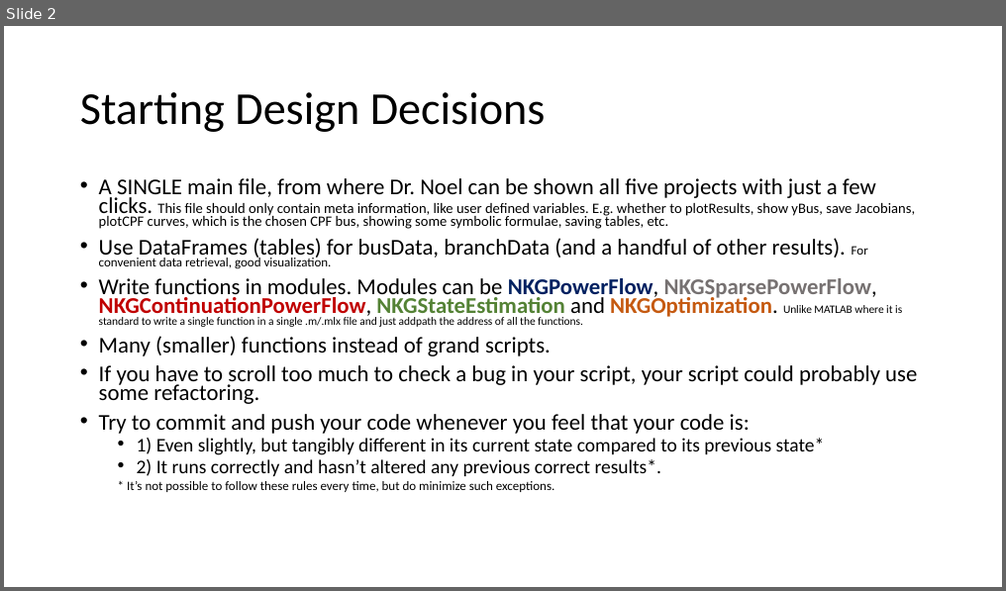
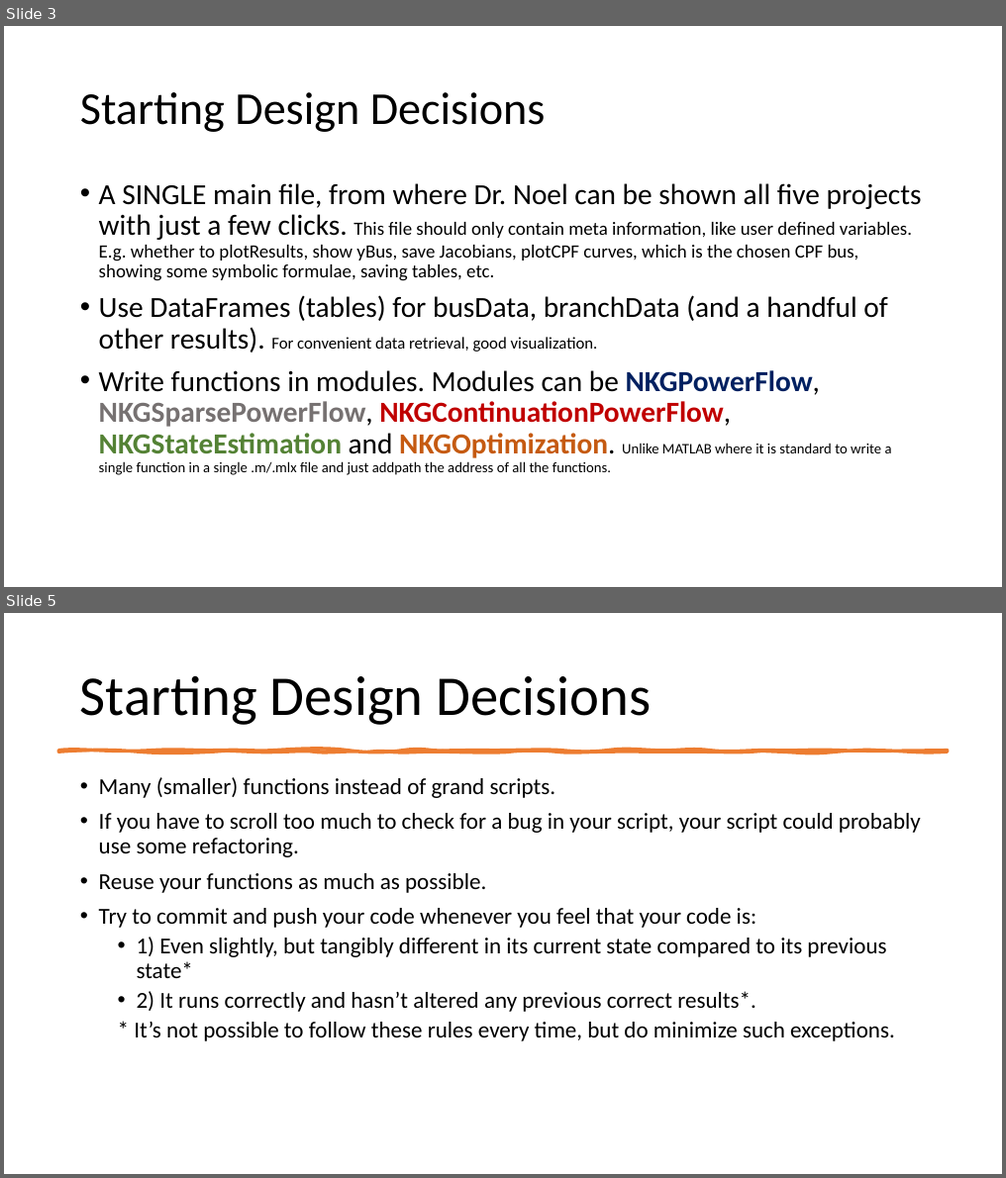
Before and after one commit to Realife-Brahmin/OriginalDocsHub, a slide deck: ee521/plan_for_ee521_in_julia/ee521_julia_plan.pptx. Shown one above the other, each under a label of ours: slide 2 before the commit, slides 3 and 5 after it; the slides between them are not shown. The pictures are 1006x591 and 1006x1178 pixels, drawn with LibreOffice and Linux fonts; fonts in the diff are those of the drawing. Boxes give left, top, right and bottom in pixels: in the first picture for what was removed or moved away, otherwise in the second. Text is boxed around its words. In the diff, an @@ line names an element or a change of style, - is before the commit and + after.

```diff
--- a/ee521/plan_for_ee521_in_julia/ee521_julia_plan.pptx
+++ b/ee521/plan_for_ee521_in_julia/ee521_julia_plan.pptx
@@ slide 5 added at <box>4,613,1002,1174</box>, background #FFFFFF @@
@@ title added at <box>80,676,650,725</box>, 54 pt, text #000000 @@
+Starting Design Decisions
@@ freeform shape added at <box>58,750,947,752</box>, fill #ED7D31, outline #ED7D31 3.25 pt @@
@@ text added at <box>99,777,921,1042</box>, 22 pt, text #000000 @@
+• Many (smaller) functions instead of grand scripts.
+• If you have to scroll too much to check for a bug in your script, your script could probably use some refactoring.
+• Reuse your functions as much as possible.
+• Try to commit and push your code whenever you feel that your code is:
+  • 1) Even slightly, but tangibly different in its current state compared to its previous state*
+  • 2) It runs correctly and hasn’t altered any previous correct results*.
+  * It’s not possible to follow these rules every time, but do minimize such exceptions.
@@ what was slide 2 is now slide 3 @@
@@ slide 3 changed as well @@
@@ text "A SINGLE main file, from ..." at <box>99,183,922,475</box>: size 21.7 to 28 pt in "A SINGLE main file, from where Dr. ...", "Use DataFrames (tables) for busData, branchData (and ...", "Write functions in modules. Modules can be ..."; size 13.9 to 18 pt in "This file should only contain meta information, ..."; size 12.4 to 16 pt in "For convenient data retrieval, good visualization."; size 10.8 to 14 pt in "Unlike MATLAB where it is standard to ..."; line spacing 0.7 to 0.9 @@
@@ text at <box>99,336,917,492</box>: paragraphs removed @@
-• Many (smaller) functions instead of grand scripts.
-• If you have to scroll too much to check a bug in your script, your script could probably use some refactoring.
-• Try to commit and push your code whenever you feel that your code is:
-  • 1) Even slightly, but tangibly different in its current state compared to its previous state*
-  • 2) It runs correctly and hasn’t altered any previous correct results*.
-  * It’s not possible to follow these rules every time, but do minimize such exceptions.
```
Also in this commit, not shown: 5 other slides changed, 8 other slides added, 2 slides removed.
